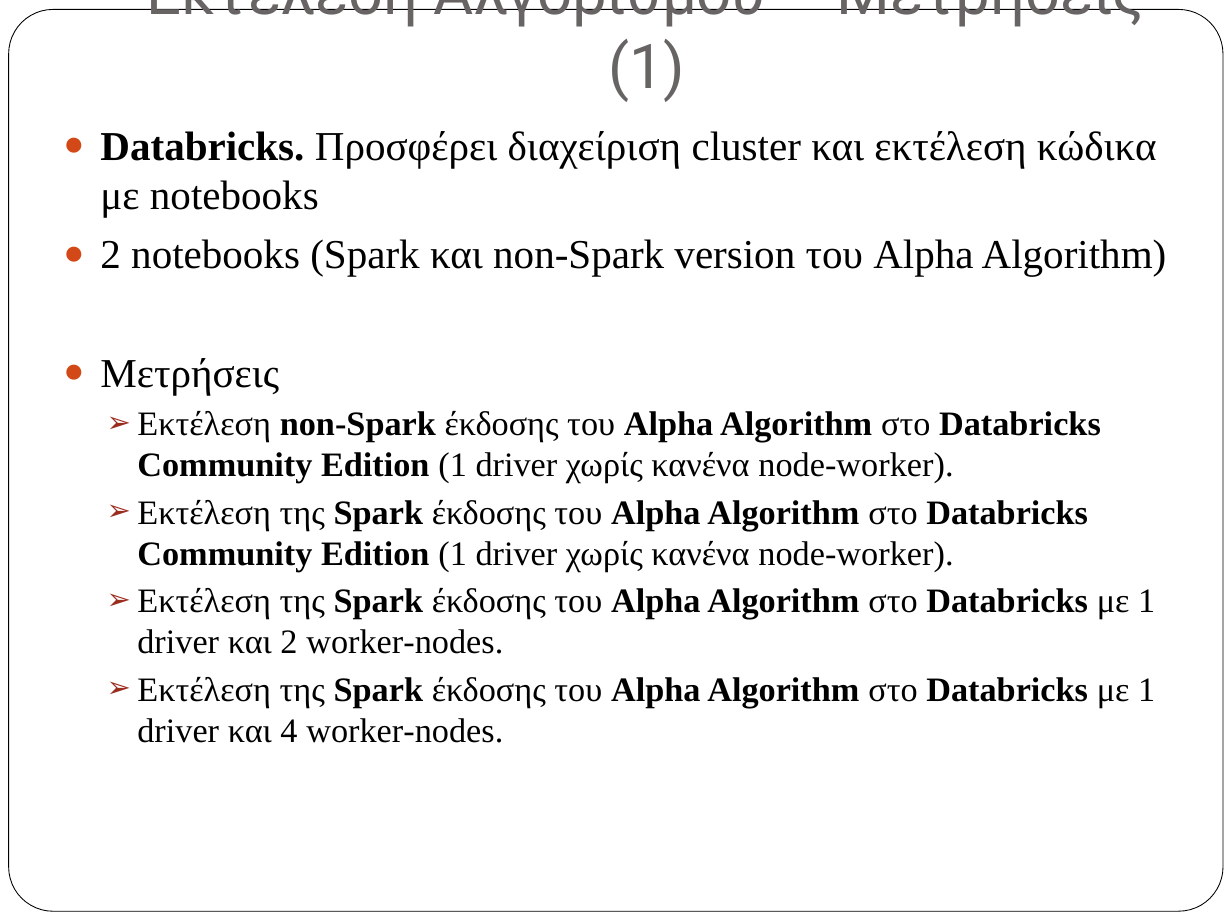
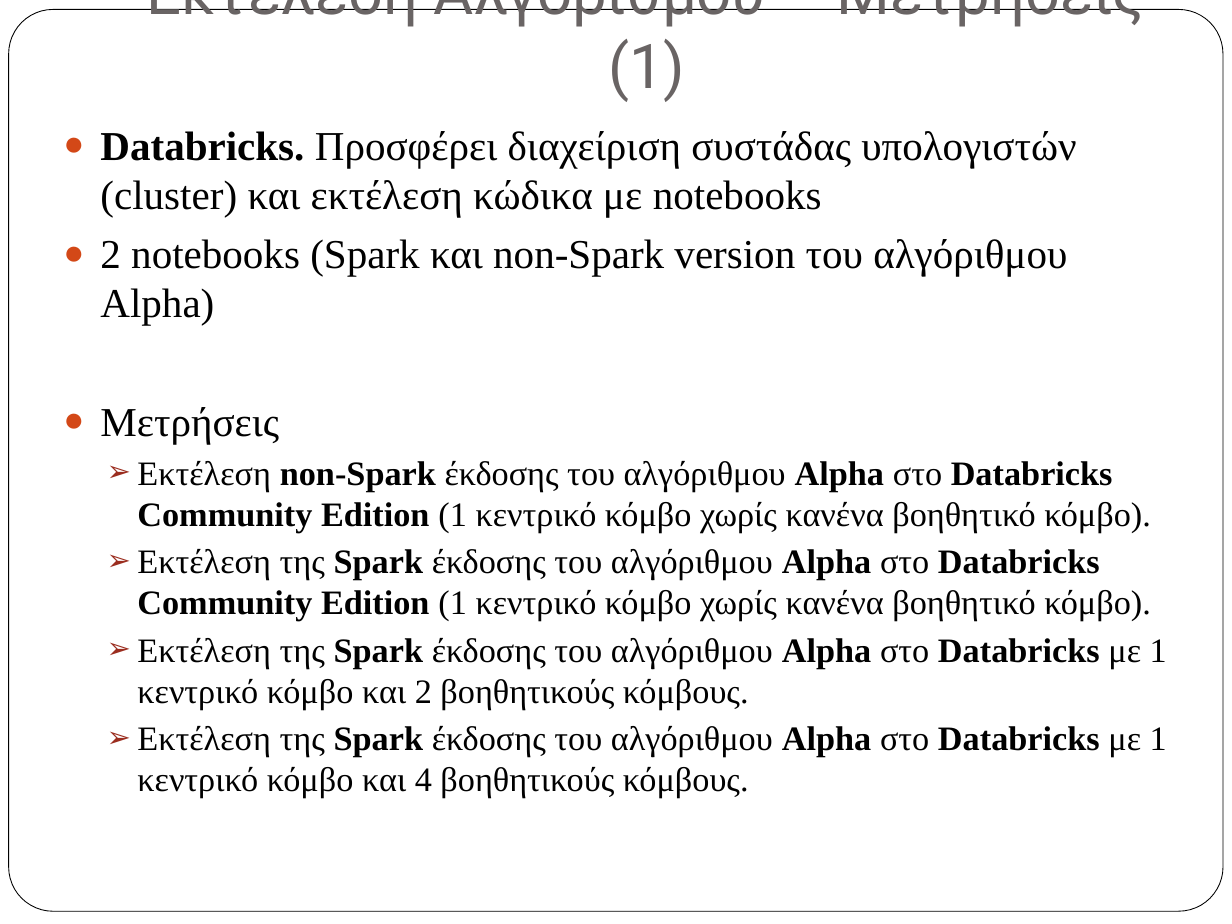
Before and after one commit to vlasisPit/alpha-algorithm-reports, a slide deck: slide 17 of excel/vlasisPitsios_masterThesis.pptx (slide 15 before the commit). Drawn at 1232x924 pixels with LibreOffice and Linux fonts; fonts in the diff are those of the drawing. Boxes give left, top, right and bottom in pixels: in the first picture for what was removed or moved away, otherwise in the second. Text is boxed around its words. In the diff, an @@ line names an element or a change of style, - is before the commit and + after.

Commit message:
Powerpoint -> pdf ready

```diff
--- a/excel/vlasisPitsios_masterThesis.pptx
+++ b/excel/vlasisPitsios_masterThesis.pptx
@@ text at [100, 131, 1076, 325]: text changed @@
-● Databricks. Προσφέρει διαχείριση cluster και εκτέλεση κώδικα με notebooks
-● 2 notebooks (Spark και non-Spark version του Alpha Algorithm)
+● Databricks. Προσφέρει διαχείριση συστάδας υπολογιστών (cluster) και εκτέλεση κώδικα με notebooks
+● 2 notebooks (Spark και non-Spark version του αλγόριθμου Alpha)
@@ text at [137, 461, 1167, 798]: text changed @@
-  ➢ Εκτέλεση non-Spark έκδοσης του Alpha Algorithm στο Databricks Community Edition (1 driver χωρίς κανένα node-worker).
-  ➢ Εκτέλεση της Spark έκδοσης του Alpha Algorithm στο Databricks Community Edition (1 driver χωρίς κανένα node-worker).
-  ➢ Εκτέλεση της Spark έκδοσης του Alpha Algorithm στο Databricks με 1 driver και 2 worker-nodes.
-  ➢ Εκτέλεση της Spark έκδοσης του Alpha Algorithm στο Databricks με 1 driver και 4 worker-nodes.
+  ➢ Εκτέλεση non-Spark έκδοσης του αλγόριθμου Alpha στο Databricks Community Edition (1 κεντρικό κόμβο χωρίς κανένα βοηθητικό κόμβο).
+  ➢ Εκτέλεση της Spark έκδοσης του αλγόριθμου Alpha στο Databricks Community Edition (1 κεντρικό κόμβο χωρίς κανένα βοηθητικό κόμβο).
+  ➢ Εκτέλεση της Spark έκδοσης του αλγόριθμου Alpha στο Databricks με 1 κεντρικό κόμβο και 2 βοηθητικούς κόμβους.
+  ➢ Εκτέλεση της Spark έκδοσης του αλγόριθμου Alpha στο Databricks με 1 κεντρικό κόμβο και 4 βοηθητικούς κόμβους.
```
Also in this commit, not shown: 17 other slides changed, 3 slides added, 1 other file.
